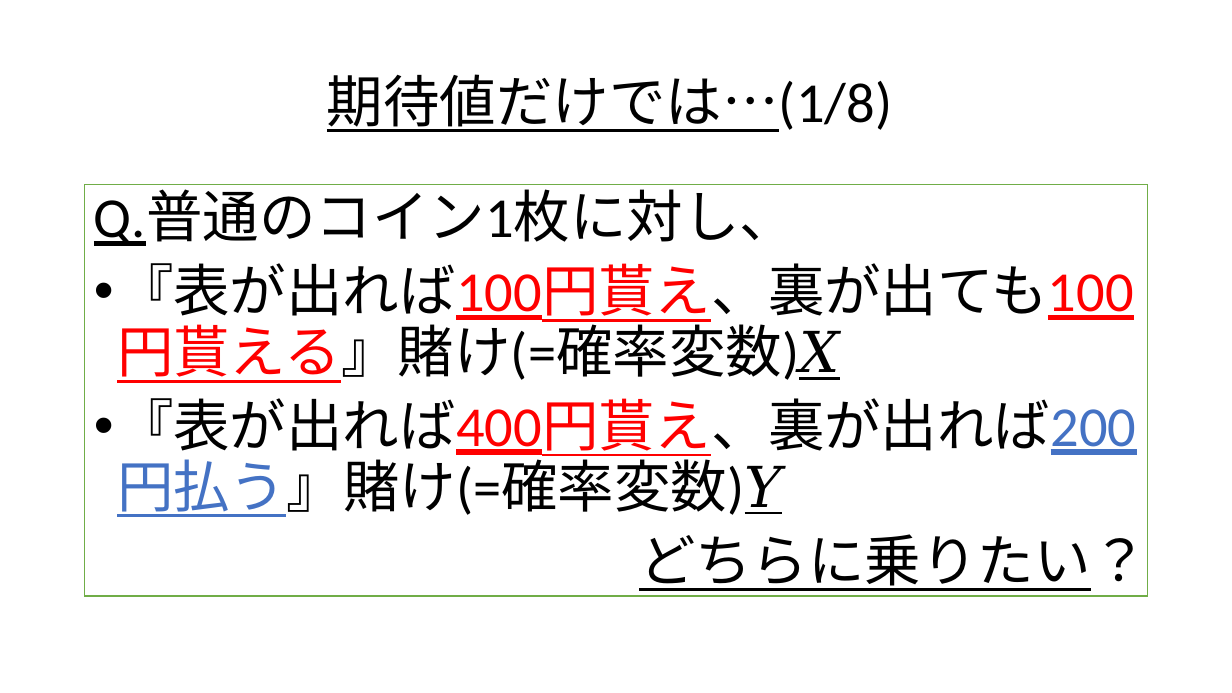
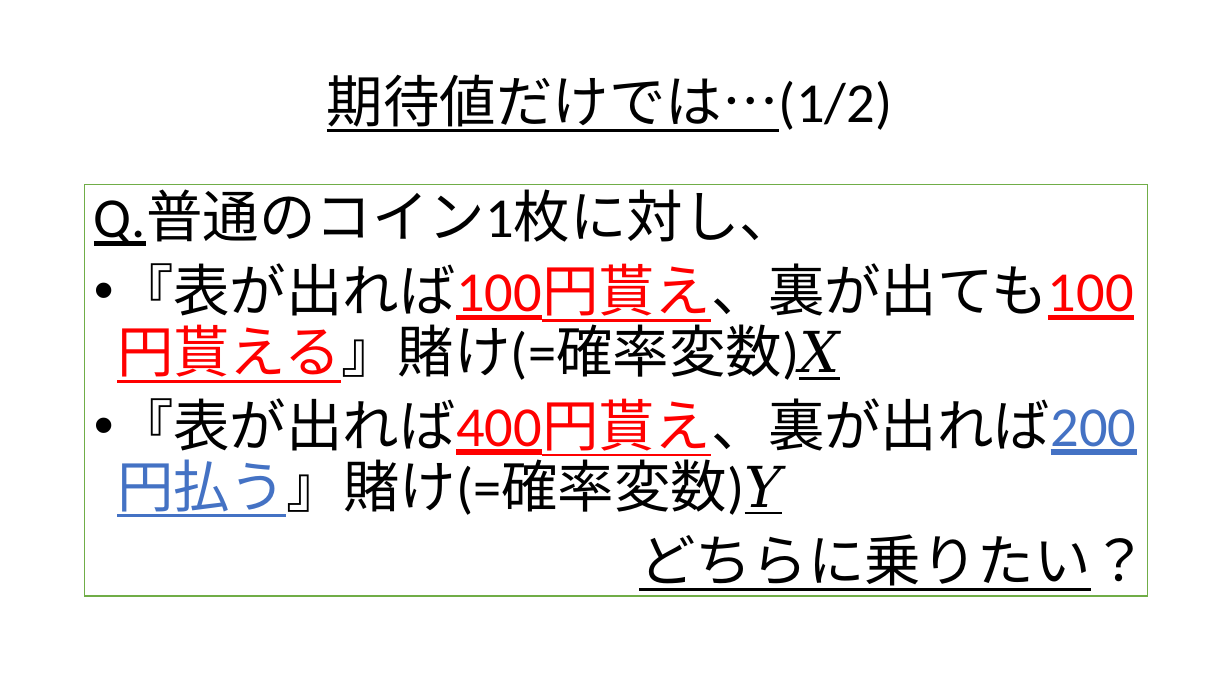
Before and after one commit to Ryo-KATAYAMA/Senior_Project, a slide deck: slide 46 of Chapter4_1.pptx. Drawn at 1232x693 pixels with LibreOffice and Linux fonts; fonts in the diff are those of the drawing. Boxes give left, top, right and bottom in pixels: in the first picture for what was removed or moved away, otherwise in the second. Text is boxed around its words. In the diff, an @@ line names an element or a change of style, - is before the commit and + after.

```diff
--- a/Chapter4_1.pptx
+++ b/Chapter4_1.pptx
@@ title at [327, 74, 892, 132]: text changed @@
-期待値だけでは…(1/8)
+期待値だけでは…(1/2)
```
Also in this commit, not shown: 7 other slides changed.
